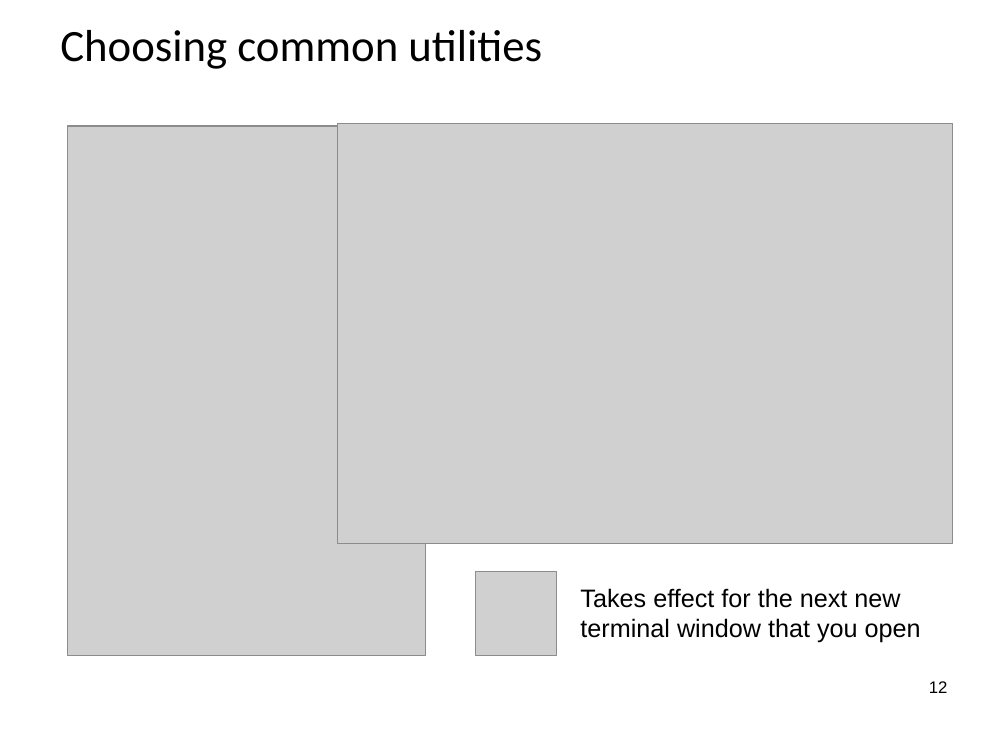
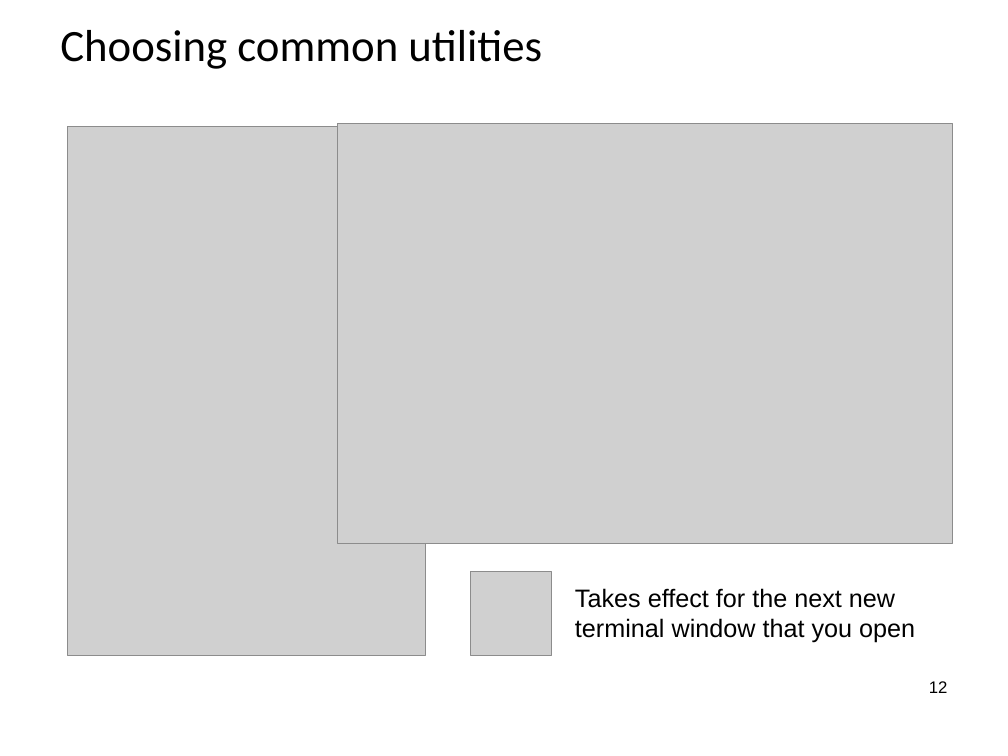
Before and after one commit to codedsk/ncnsoftwarebootcamp, a slide deck: slide 12 of materials/1 - Using Workspaces.odp. Drawn at 1008x756 pixels with LibreOffice and Linux fonts; fonts in the diff are those of the drawing; grey boxes stand for pictures; background and template pictures are left out. Boxes give left, top, right and bottom in pixels: in the first picture for what was removed or moved away, otherwise in the second. Text is boxed around its words. In the diff, an @@ line names an element or a change of style, - is before the commit and + after.

```diff
--- a/materials/1 - Using Workspaces.odp
+++ b/materials/1 - Using Workspaces.odp
@@ picture: place and size @@
-picture at [476, 572, 556, 655]
+picture at [471, 572, 551, 655]
@@ text "Takes effect for the next ...": place and size @@
-text "Takes effect for the next ..." at [580, 588, 921, 643]
+text "Takes effect for the next ..." at [575, 588, 915, 643]
```
Also in this commit, not shown: 3 other slides changed, 12 other files.
